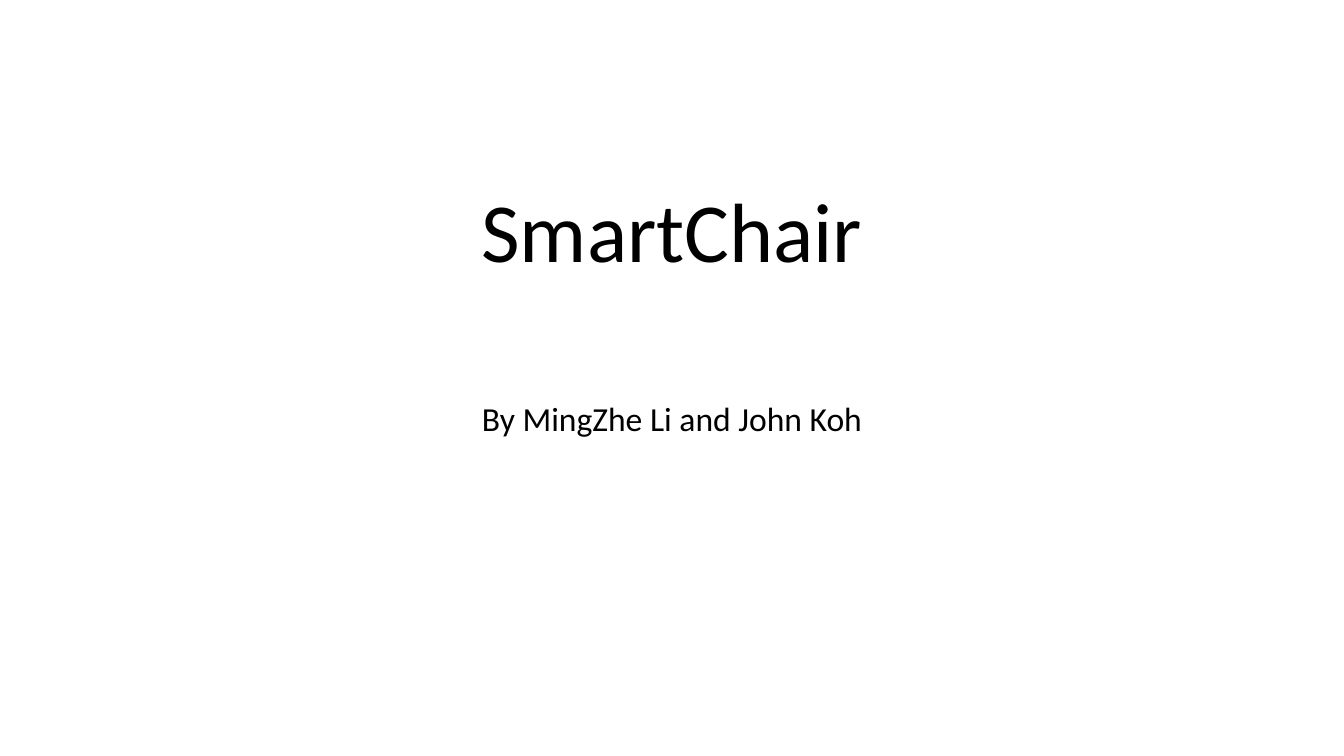
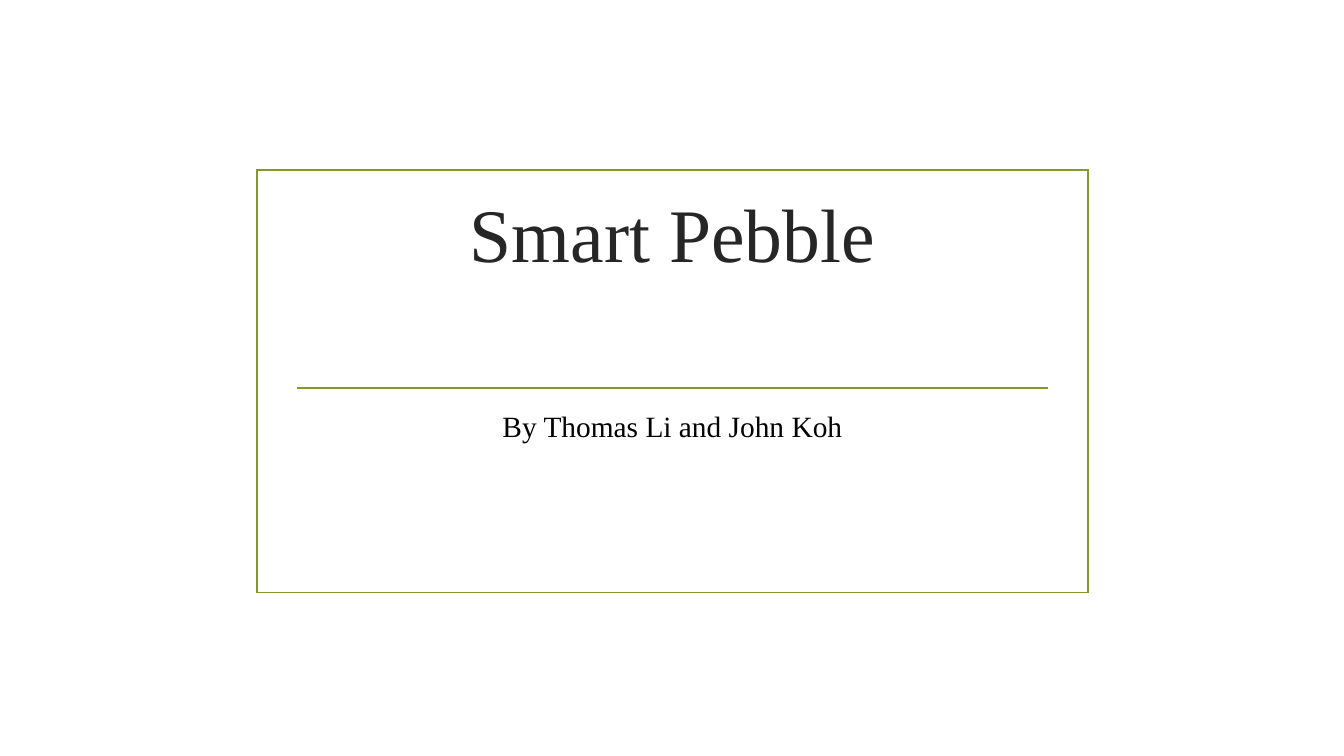
Before and after one commit to johnkmj/tufts_comp50_shared, a slide deck: slide 1 of HW1.pptx. Drawn at 1344x756 pixels with LibreOffice and Linux fonts; fonts in the diff are those of the drawing; background and template pictures are left out. Boxes give left, top, right and bottom in pixels: in the first picture for what was removed or moved away, otherwise in the second. Text is boxed around its words. In the diff, an @@ line names an element or a change of style, - is before the commit and + after.

Commit message:
HW1

```diff
--- a/HW1.pptx
+++ b/HW1.pptx
@@ rectangle added at (257, 170, 1089, 593), outline #83992A 1.25 pt @@
@@ title at (470, 209, 875, 263): text changed; size 60 to 54 pt; font Calibri to Times New Roman; text colour #000000 to #262626 @@
-SmartChair
+Smart Pebble
@@ line added from (296, 388) to (1049, 388), #83992A 1.25 pt @@
@@ subtitle at (502, 416, 843, 443): text changed; size 24 to 21 pt; font Calibri to Times New Roman @@
-By MingZhe Li and John Koh
+By Thomas Li and John Koh
```
Also in this commit, not shown: 4 other slides changed, 2 slides added, 2 slides removed.
